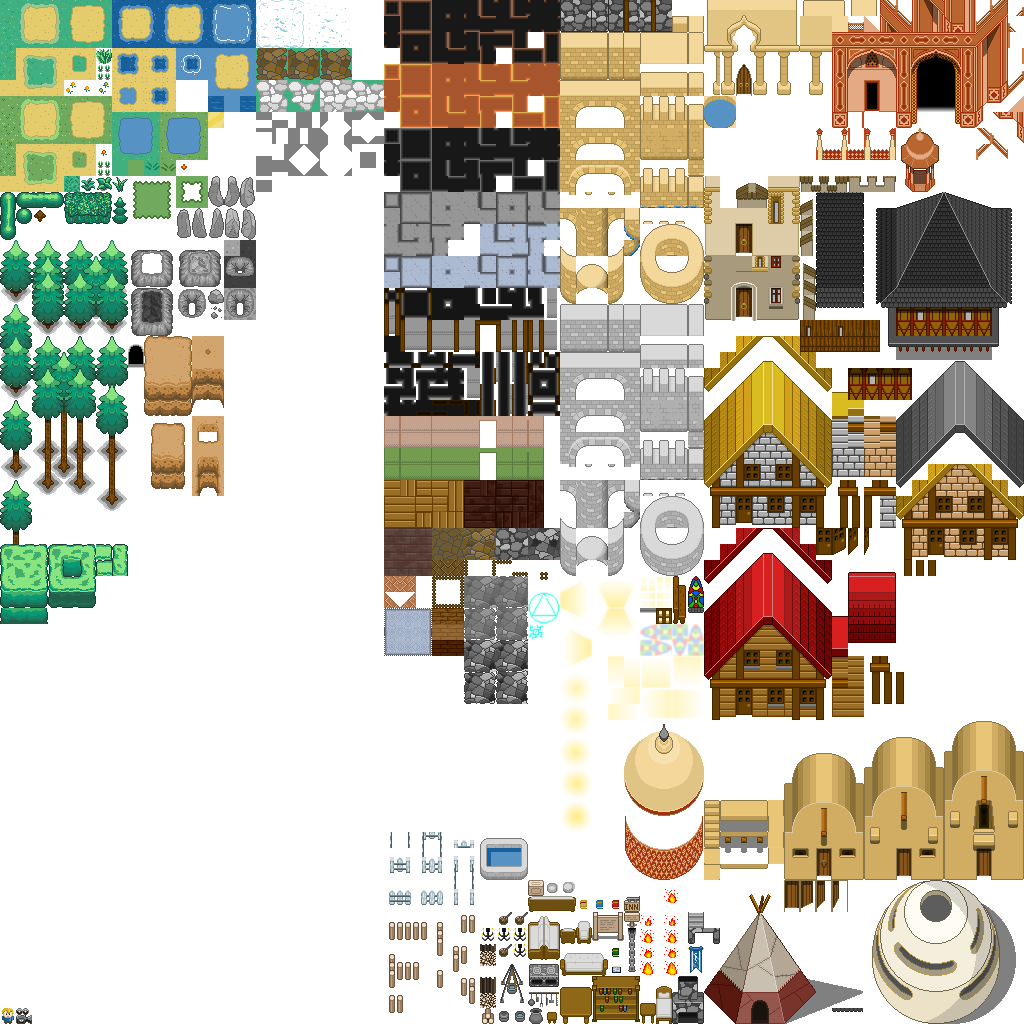
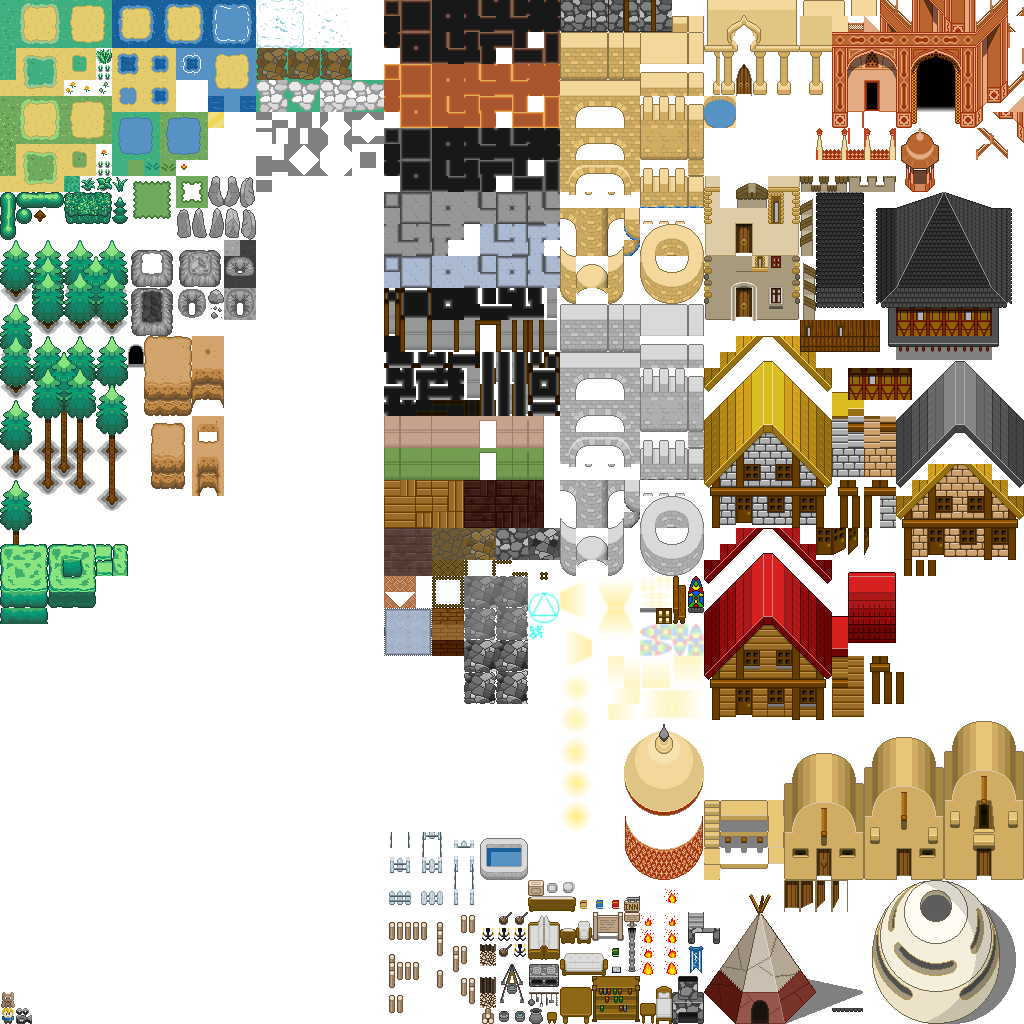
Revision of a layered w=1024, h=1024 image; what changed, layer by layer:
painted on "limbusdev_world2.png" over box(1, 992, 15, 1008)
